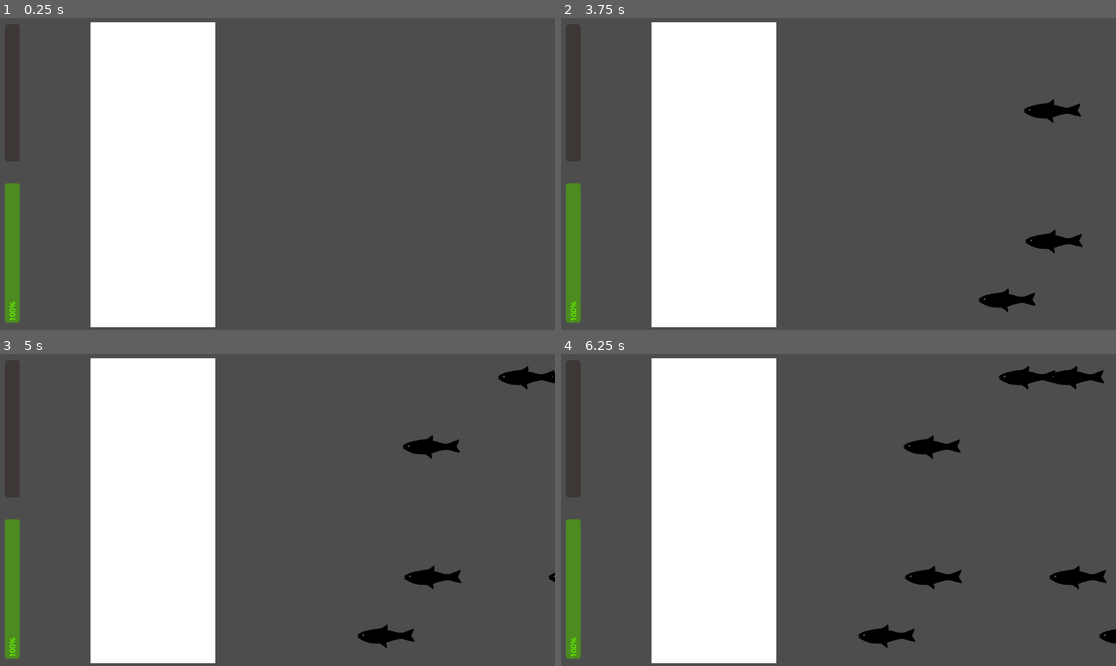
Above: before the commit, frames 1-4 (two rows, left to right).
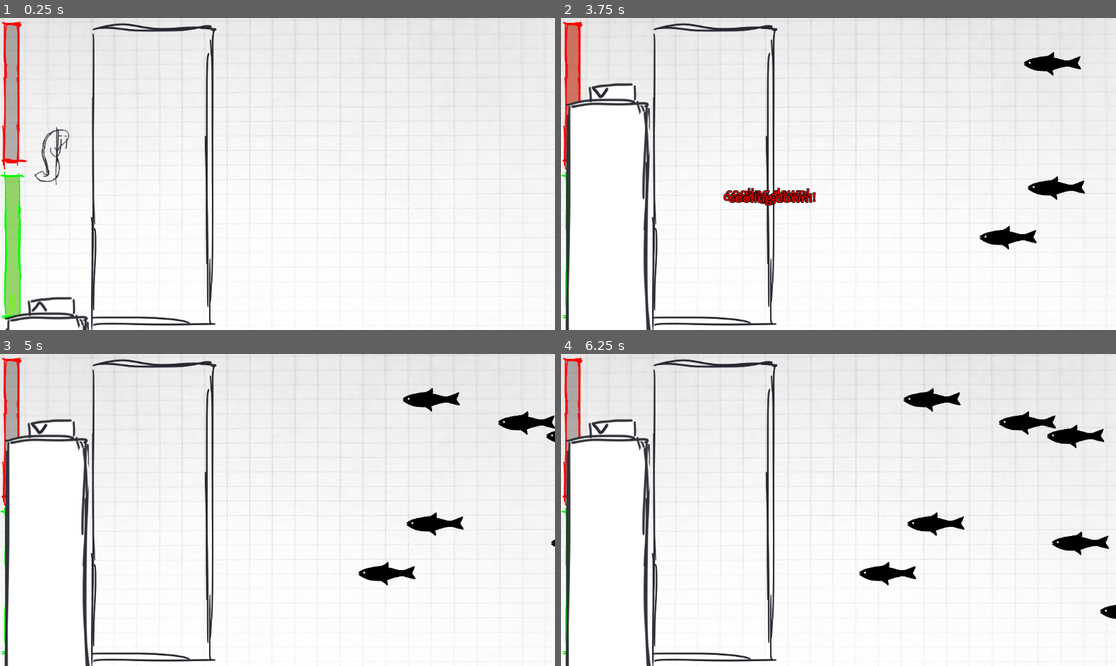
Above: after the commit, the same moments.

Repository: myticalcat/lazer_prot
Game: Godot game, scene res://main.tscn
Same seed, same stepped clock (60 frames per second), same inputs: the game is played once before the commit and once after it.
Inputs (mouse positions are in pixels of both pictures, inside the frame that each line leads up to):
- Up to frame 1 (0.25 s): no input
- Up to frame 2 (3.75 s): click (610, 314) at 0.52 s; click (610, 92) at 1.27 s; click (610, 314) at 2.02 s; move the mouse to (716, 174) at 2.77 s; click (716, 174) at 2.92 s; move the mouse to (727, 189) at 3.52 s; click (727, 189) at 3.67 s
- Up to frame 3 (5 s): move the mouse to (333, 441) at 4.27 s; click (333, 441) at 4.42 s
- Up to frame 4 (6.25 s): move the mouse to (810, 572) at 5.02 s; click (810, 572) at 5.17 s; move the mouse to (1005, 556) at 5.77 s; click (1005, 556) at 5.92 s

The runs differ from the first frame. In frame 1, 81% of the frame differs, in the area x 0-100%, y 0-100%; in frame 2, 81%; in frame 3, 80%; in frame 4, 80%.

Commit message:
[feat] anim

Diff:
--- /dev/null
+++ b/Scene/Prefab/ButtonOpen.gd
@@ -0,0 +1 @@
+extends TextureButton
--- a/Scene/Prefab/HP Bar.gd
+++ b/Scene/Prefab/HP Bar.gd
@@ -1,7 +1,7 @@
 extends ProgressBar
 
 class_name HPBar
-# Called when the node enters the scene tree for the first time.
+
 func update(currHp : float):
 	self.value = currHp
 
--- /dev/null
+++ b/Scene/Prefab/Shop.gd
@@ -0,0 +1,24 @@
+extends Sprite2D
+
+
+var is_open : bool = false
+
+func _ready():
+	$AnimationPlayer.play("close")
+	is_open = false
+	$TextureButton.flip_v = true
+
+# Called every frame. 'delta' is the elapsed time since the previous frame.
+func _process(delta):
+	pass
+
+
+func _on_texture_button_pressed():
+	if is_open:
+		$AnimationPlayer.play("close")
+		is_open = false
+		$TextureButton.flip_v = true
+	else:
+		$AnimationPlayer.play("open")
+		is_open = true
+		$TextureButton.flip_v = false
--- a/Scene/Prefab/enemy_fish.gd
+++ b/Scene/Prefab/enemy_fish.gd
@@ -5,7 +5,7 @@
 @export var hp : float = 10
 @export var speed : float = 100
 @export var atk : int = 20
-
+var explosion : PackedScene = preload("res://Scene/Prefab/explosion.tscn")
 
 func _process(delta):
 	self.position.x -= speed * delta
@@ -17,6 +17,10 @@
 	hp -= amount
 	show_damage(amount)
 	if (hp <= 0):
+		var ex = explosion.instantiate()
+		ex.emitting = true
+		ex.position = self.position
+		add_sibling(ex)
 		queue_free()
 
 func show_damage(amount: int):
@@ -31,6 +35,5 @@
 
 
 func _on_area_2d_area_entered(area):
-	print('ouch')
 	if area.is_in_group("Lazer"):
 		damaged(area.owner.get_damage())
--- /dev/null
+++ b/Scene/Prefab/explosion.tscn
@@ -0,0 +1,28 @@
+[gd_scene load_steps=4 format=3 uid="uid://bl8jlnha67sq3"]
+
+[sub_resource type="Gradient" id="Gradient_tj7ua"]
+offsets = PackedFloat32Array(0, 0.014218, 0.587678, 1)
+colors = PackedColorArray(1, 1, 1, 1, 1, 1, 1, 1, 1, 1, 1, 1, 1, 1, 1, 0)
+
+[sub_resource type="GradientTexture1D" id="GradientTexture1D_e7sm6"]
+gradient = SubResource("Gradient_tj7ua")
+
+[sub_resource type="ParticleProcessMaterial" id="ParticleProcessMaterial_kto0a"]
+lifetime_randomness = 0.11
+particle_flag_disable_z = true
+spread = 180.0
+gravity = Vector3(0, 0, 0)
+initial_velocity_max = 519.75
+orbit_velocity_min = 0.0
+orbit_velocity_max = 0.0
+scale_min = 0.0
+scale_max = 20.0
+color_ramp = SubResource("GradientTexture1D_e7sm6")
+
+[node name="explosion" type="GPUParticles2D"]
+modulate = Color(1, 0.286275, 0.356863, 1)
+emitting = false
+amount = 50
+process_material = SubResource("ParticleProcessMaterial_kto0a")
+one_shot = true
+explosiveness = 1.0
--- a/Scene/Prefab/lazer_renderer.tscn
+++ b/Scene/Prefab/lazer_renderer.tscn
@@ -1,9 +1,14 @@
-[gd_scene load_steps=7 format=3 uid="uid://dh1npe0bjpo8o"]
+[gd_scene load_steps=17 format=3 uid="uid://dh1npe0bjpo8o"]
 
 [ext_resource type="Script" path="res://Scene/Prefab/lazer_renderer.gd" id="1_3ecwu"]
 [ext_resource type="Script" path="res://Script/lazer_area.gd" id="1_u5oll"]
 [ext_resource type="Script" path="res://Script/cooldown_bar.gd" id="2_c77uc"]
 [ext_resource type="Script" path="res://Scene/Prefab/HP Bar.gd" id="3_jyf10"]
+[ext_resource type="Texture2D" uid="uid://jkehfhnu56v2" path="res://Asset/area.png" id="3_suh8o"]
+[ext_resource type="Texture2D" uid="uid://d3a0iuek0oixi" path="res://Asset/lele_all.png" id="5_pyy16"]
+[ext_resource type="Texture2D" uid="uid://c5cupa6vk1705" path="res://Asset/progress bar green.png" id="7_ij3xs"]
+[ext_resource type="Texture2D" uid="uid://b3bt6r0wjbnpi" path="res://Asset/progress bar red.png" id="8_61lxe"]
+[ext_resource type="PackedScene" uid="uid://dy0iv4p1vppka" path="res://Scene/Prefab/shop.tscn" id="9_bm63d"]
 
 [sub_resource type="RectangleShape2D" id="RectangleShape2D_yqvnp"]
 size = Vector2(272, 673)
@@ -11,19 +16,98 @@
 [sub_resource type="RectangleShape2D" id="RectangleShape2D_l21h8"]
 size = Vector2(105, 670)
 
+[sub_resource type="Animation" id="Animation_dswxt"]
+resource_name = "idle"
+length = 1.2
+loop_mode = 1
+tracks/0/type = "value"
+tracks/0/imported = false
+tracks/0/enabled = true
+tracks/0/path = NodePath(".:frame")
+tracks/0/interp = 1
+tracks/0/loop_wrap = true
+tracks/0/keys = {
+"times": PackedFloat32Array(0, 0.2, 0.4, 0.6, 0.8, 1),
+"transitions": PackedFloat32Array(1, 1, 1, 1, 1, 1),
+"update": 1,
+"values": [6, 7, 8, 9, 10, 11]
+}
+
+[sub_resource type="Animation" id="Animation_43ir3"]
+length = 0.001
+tracks/0/type = "value"
+tracks/0/imported = false
+tracks/0/enabled = true
+tracks/0/path = NodePath(".:frame")
+tracks/0/interp = 1
+tracks/0/loop_wrap = true
+tracks/0/keys = {
+"times": PackedFloat32Array(0),
+"transitions": PackedFloat32Array(1),
+"update": 1,
+"values": [1]
+}
+
+[sub_resource type="Animation" id="Animation_av3ai"]
+resource_name = "cast"
+tracks/0/type = "value"
+tracks/0/imported = false
+tracks/0/enabled = true
+tracks/0/path = NodePath(".:frame")
+tracks/0/interp = 1
+tracks/0/loop_wrap = true
+tracks/0/keys = {
+"times": PackedFloat32Array(0, 0.2, 0.4, 0.6, 0.8),
+"transitions": PackedFloat32Array(1, 1, 1, 1, 1),
+"update": 1,
+"values": [0, 1, 2, 3, 4]
+}
+
+[sub_resource type="Animation" id="Animation_uq14l"]
+resource_name = "hold"
+length = 0.4
+loop_mode = 1
+tracks/0/type = "value"
+tracks/0/imported = false
+tracks/0/enabled = true
+tracks/0/path = NodePath(".:frame")
+tracks/0/interp = 1
+tracks/0/loop_wrap = true
+tracks/0/keys = {
+"times": PackedFloat32Array(0, 0.1, 0.2, 0.3),
+"transitions": PackedFloat32Array(1, 1, 1, 1),
+"update": 1,
+"values": [3, 4, 3, 4]
+}
+
+[sub_resource type="AnimationLibrary" id="AnimationLibrary_r0xhd"]
+_data = {
+"RESET": SubResource("Animation_43ir3"),
+"cast": SubResource("Animation_av3ai"),
+"hold": SubResource("Animation_uq14l"),
+"idle": SubResource("Animation_dswxt")
+}
+
 [node name="LazerRenderer" type="Node2D"]
 script = ExtResource("1_3ecwu")
 
 [node name="Area2D" type="Area2D" parent="."]
 
-[node name="CollisionShape2D" type="CollisionShape2D" parent="Area2D" node_paths=PackedStringArray("cooldown_bar", "HP_bar") groups=["dropable"]]
+[node name="CollisionShape2D" type="CollisionShape2D" parent="Area2D" node_paths=PackedStringArray("cooldown_bar", "HP_bar", "animator") groups=["dropable"]]
 position = Vector2(318, 326.5)
 shape = SubResource("RectangleShape2D_yqvnp")
 script = ExtResource("1_u5oll")
 cooldown_bar = NodePath("../../Control/ProgressBar")
 HP_bar = NodePath("../../Control/HP Bar")
+animator = NodePath("../../Sprite2D/AnimationPlayer")
+
+[node name="Area" type="Sprite2D" parent="Area2D/CollisionShape2D"]
+position = Vector2(-2.00002, 3)
+scale = Vector2(0.428571, 0.464799)
+texture = ExtResource("3_suh8o")
 
 [node name="ColorRect" type="ColorRect" parent="Area2D/CollisionShape2D"]
+visible = false
 offset_left = -130.0
 offset_top = -317.0
 offset_right = 129.0
@@ -64,9 +148,9 @@
 modulate = Color(0.407843, 1, 0, 1)
 layout_mode = 0
 offset_left = 5.0
-offset_top = 632.0
+offset_top = 617.0
 offset_right = 295.0
-offset_bottom = 663.0
+offset_bottom = 648.0
 rotation = 4.71239
 show_percentage = false
 script = ExtResource("3_jyf10")
@@ -87,6 +171,32 @@
 position = Vector2(112, 325)
 shape = SubResource("RectangleShape2D_l21h8")
 
+[node name="Sprite2D" type="Sprite2D" parent="."]
+position = Vector2(115, 280)
+scale = Vector2(0.757813, 0.738281)
+texture = ExtResource("5_pyy16")
+hframes = 6
+vframes = 2
+frame = 1
+
+[node name="AnimationPlayer" type="AnimationPlayer" parent="Sprite2D"]
+speed_scale = 5.0
+libraries = {
+"": SubResource("AnimationLibrary_r0xhd")
+}
+
+[node name="ProgressBarGreen" type="Sprite2D" parent="."]
+position = Vector2(29, 473)
+scale = Vector2(0.254386, 0.277067)
+texture = ExtResource("7_ij3xs")
+
+[node name="ProgressBarRed" type="Sprite2D" parent="."]
+position = Vector2(29.625, 161.5)
+scale = Vector2(0.28629, 0.326944)
+texture = ExtResource("8_61lxe")
+
+[node name="Shop" parent="." instance=ExtResource("9_bm63d")]
+
 [connection signal="mouse_entered" from="Area2D" to="Area2D/CollisionShape2D" method="_on_area_2d_mouse_entered"]
 [connection signal="mouse_exited" from="Area2D" to="Area2D/CollisionShape2D" method="_on_area_2d_mouse_exited"]
 [connection signal="dead" from="Area2D/CollisionShape2D" to="." method="_on_collision_shape_2d_dead"]
--- /dev/null
+++ b/Scene/Prefab/shop.tscn
@@ -0,0 +1,112 @@
+[gd_scene load_steps=9 format=3 uid="uid://dy0iv4p1vppka"]
+
+[ext_resource type="Texture2D" uid="uid://bls1v6up010da" path="res://Asset/win_ver.png" id="1_slqjd"]
+[ext_resource type="Script" path="res://Scene/Prefab/Shop.gd" id="2_neetl"]
+[ext_resource type="Texture2D" uid="uid://b6bt28xqeyjgy" path="res://Asset/v.png" id="3_l5abf"]
+[ext_resource type="Script" path="res://Scene/Prefab/ButtonOpen.gd" id="4_1yif0"]
+
+[sub_resource type="Animation" id="Animation_sr0ge"]
+resource_name = "open"
+tracks/0/type = "bezier"
+tracks/0/imported = false
+tracks/0/enabled = true
+tracks/0/path = NodePath(".:position:x")
+tracks/0/interp = 1
+tracks/0/loop_wrap = true
+tracks/0/keys = {
+"handle_modes": PackedInt32Array(0, 0),
+"points": PackedFloat32Array(99, -0.25, 0, 0.25, 0, 99, -0.25, 0, 0.25, 0),
+"times": PackedFloat32Array(0, 0.3)
+}
+tracks/1/type = "bezier"
+tracks/1/imported = false
+tracks/1/enabled = true
+tracks/1/path = NodePath(".:position:y")
+tracks/1/interp = 1
+tracks/1/loop_wrap = true
+tracks/1/keys = {
+"handle_modes": PackedInt32Array(0, 0),
+"points": PackedFloat32Array(883, -0.25, 0, 0.25, 0, 424, -0.25, 0, 0.25, 0),
+"times": PackedFloat32Array(0, 0.3)
+}
+
+[sub_resource type="Animation" id="Animation_rffgq"]
+length = 0.001
+tracks/0/type = "bezier"
+tracks/0/imported = false
+tracks/0/enabled = true
+tracks/0/path = NodePath(".:position:x")
+tracks/0/interp = 1
+tracks/0/loop_wrap = true
+tracks/0/keys = {
+"handle_modes": PackedInt32Array(0),
+"points": PackedFloat32Array(99, -0.25, 0, 0.25, 0),
+"times": PackedFloat32Array(0)
+}
+tracks/1/type = "bezier"
+tracks/1/imported = false
+tracks/1/enabled = true
+tracks/1/path = NodePath(".:position:y")
+tracks/1/interp = 1
+tracks/1/loop_wrap = true
+tracks/1/keys = {
+"handle_modes": PackedInt32Array(0),
+"points": PackedFloat32Array(883, -0.25, 0, 0.25, 0),
+"times": PackedFloat32Array(0)
+}
+
+[sub_resource type="Animation" id="Animation_oo3gf"]
+resource_name = "close"
+tracks/0/type = "bezier"
+tracks/0/imported = false
+tracks/0/enabled = true
+tracks/0/path = NodePath(".:position:x")
+tracks/0/interp = 1
+tracks/0/loop_wrap = true
+tracks/0/keys = {
+"handle_modes": PackedInt32Array(0, 0),
+"points": PackedFloat32Array(99, -0.25, 0, 0.25, 0, 99, -0.25, 0, 0.25, 0),
+"times": PackedFloat32Array(0, 0.3)
+}
+tracks/1/type = "bezier"
+tracks/1/imported = false
+tracks/1/enabled = true
+tracks/1/path = NodePath(".:position:y")
+tracks/1/interp = 1
+tracks/1/loop_wrap = true
+tracks/1/keys = {
+"handle_modes": PackedInt32Array(0, 0),
+"points": PackedFloat32Array(424, -0.25, 0, 0.25, 0, 883, -0.25, 0, 0.25, 0),
+"times": PackedFloat32Array(0, 0.3)
+}
+
+[sub_resource type="AnimationLibrary" id="AnimationLibrary_eekg6"]
+_data = {
+"RESET": SubResource("Animation_rffgq"),
+"close": SubResource("Animation_oo3gf"),
+"open": SubResource("Animation_sr0ge")
+}
+
+[node name="Shop" type="Sprite2D"]
+position = Vector2(99, 883)
+texture = ExtResource("1_slqjd")
+script = ExtResource("2_neetl")
+
+[node name="AnimationPlayer" type="AnimationPlayer" parent="."]
+libraries = {
+"": SubResource("AnimationLibrary_eekg6")
+}
+
+[node name="TextureButton" type="TextureButton" parent="."]
+offset_left = -35.0
+offset_top = -281.0
+offset_right = 54.0
+offset_bottom = -250.0
+texture_normal = ExtResource("3_l5abf")
+texture_pressed = ExtResource("3_l5abf")
+texture_hover = ExtResource("3_l5abf")
+texture_disabled = ExtResource("3_l5abf")
+texture_focused = ExtResource("3_l5abf")
+script = ExtResource("4_1yif0")
+
+[connection signal="pressed" from="TextureButton" to="." method="_on_texture_button_pressed"]
--- a/Script/enemy_spawner.gd
+++ b/Script/enemy_spawner.gd
@@ -4,7 +4,7 @@
 	preload("res://Scene/Prefab/enemy_fish.tscn"),
 ]
 
-var chance: float = 0.2  # The chance to spawn an enemy each time the Timer runs out
+var chance: float = 0.2
 
 func _ready():
 	randomize()
@@ -16,10 +16,10 @@
 	var enemy_scene = enemy_list[random_index]
 	var enemy_instance = enemy_scene.instantiate()
 	add_child(enemy_instance)
+	enemy_instance.position.y += randi_range(-100, 100)
 
 
 func _on_spawn_timer_timeout():
 	var number = randf()
-	print(number)
 	if number < chance:
 		spawn_enemy()
--- a/Script/lazer.gd
+++ b/Script/lazer.gd
@@ -3,7 +3,7 @@
 
 var lazer_duration = 10
 var damage  = 5
-func start_lazering():
+func start_lazering(animator : AnimationPlayer):
 	print('imma firin my lazeeeeer')
 	await flicker(lazer_rect, 0.1, lazer_duration)
 	await fire(lazer_rect)
--- a/Script/lazer_area.gd
+++ b/Script/lazer_area.gd
@@ -7,18 +7,23 @@
 var lazer_prefab = preload("res://Scene/Prefab/lazer.tscn")
 var cooldown_duration = 0.1
 var cooldown_timer = 0.0
+var lazer_duration = 0.1
 var lazer : Node2D = null
 var is_cooling_down = false
 var hp = 100
 @export var cooldown_bar : CooldownProgress
 @export var HP_bar : HPBar
+@export var animator : AnimationPlayer
 signal dead
-
-
+var play_hold
+var play_cast
 func _ready():
+	animator.play("idle")
 	HP_bar.update(hp)
 
 func _process(delta):
+
+
 	if(lazer == null):
 		cooldown_timer -= delta
 	if(is_cooling_down):
@@ -31,6 +36,17 @@
 
 	if not is_instance_valid(lazer):
 		lazer = null
+
+	if(lazer != null and play_hold):
+
+		animator.play("hold")
+	elif(play_cast):
+		animator.play("cast")
+		if(animator.get_current_animation_position() >= 0.99):
+			play_hold = true
+			print("here")
+	else:
+		animator.play("idle")
 
 func check_to_fire(mouse_down: bool):
 	if cooldown_timer > 0.0:
@@ -49,10 +65,11 @@
 
 	if is_mouse_in:
 		if not is_lazer_crt:
+			play_cast = true
 			is_lazer_crt = true
 			start_pos = get_global_mouse_position() - get_parent().position
 			lazer = lazer_prefab.instantiate()
-			lazer.lazer_duration = 1
+			lazer.lazer_duration = lazer_duration
 			lazer.position = start_pos
 			add_sibling(lazer)
 		elif is_lazer_crt:
@@ -74,9 +91,11 @@
 
 func fire_lazer():
 	if lazer:
-		lazer.start_lazering()
+		lazer.start_lazering(animator)
 	start_pos = Vector2()
 	end_pos = Vector2()
+	play_cast = false
+	play_hold = false
 
 func start_cooldown():
 	is_cooling_down = true
--- a/main.tscn
+++ b/main.tscn
@@ -1,29 +1,35 @@
-[gd_scene load_steps=5 format=3 uid="uid://1i1twiq0wqi8"]
+[gd_scene load_steps=6 format=3 uid="uid://1i1twiq0wqi8"]
 
 [ext_resource type="PackedScene" uid="uid://dh1npe0bjpo8o" path="res://Scene/Prefab/lazer_renderer.tscn" id="1_gw834"]
 [ext_resource type="Script" path="res://Script/main_loader.gd" id="1_ro4us"]
 [ext_resource type="PackedScene" uid="uid://duwsred5mg4tt" path="res://Scene/Prefab/enemy_spawner.tscn" id="2_cadmh"]
+[ext_resource type="Texture2D" uid="uid://bgyjpmij3rkgm" path="res://Asset/CamScanner_11-29-2023_23.21.png" id="2_o3brt"]
 [ext_resource type="PackedScene" uid="uid://csyguqg16bhsc" path="res://Scene/Prefab/game_over.tscn" id="3_hmgdh"]
 
 [node name="Main" type="Node2D"]
 script = ExtResource("1_ro4us")
 
+[node name="CamScanner11-29-202323_21" type="Sprite2D" parent="."]
+position = Vector2(577, 370)
+scale = Vector2(0.695625, 0.409603)
+texture = ExtResource("2_o3brt")
+
 [node name="LazerRenderer" parent="." instance=ExtResource("1_gw834")]
 
 [node name="enemy_spawner" parent="." instance=ExtResource("2_cadmh")]
-position = Vector2(1193, 49)
+position = Vector2(1193, 85)
 
 [node name="enemy_spawner2" parent="." instance=ExtResource("2_cadmh")]
 position = Vector2(1195, 193)
 
 [node name="enemy_spawner3" parent="." instance=ExtResource("2_cadmh")]
-position = Vector2(1194, 343)
+position = Vector2(1196, 298)
 
 [node name="enemy_spawner4" parent="." instance=ExtResource("2_cadmh")]
-position = Vector2(1198, 464)
+position = Vector2(1203, 440)
 
 [node name="enemy_spawner5" parent="." instance=ExtResource("2_cadmh")]
-position = Vector2(1201, 586)
+position = Vector2(1203, 541)
 
 [node name="GameOver" parent="." instance=ExtResource("3_hmgdh")]
 visible = false
Binary file added: Asset/CamScanner_11-29-2023_23.21.jpg
Not shown, added: Asset/CamScanner_11-29-2023_23.21.jpg.import
Binary file added: Asset/CamScanner_11-29-2023_23.21.png
Not shown, added: Asset/CamScanner_11-29-2023_23.21.png.import
Binary file added: Asset/area.png
Not shown, added: Asset/area.png.import
Binary file added: Asset/cast.png
Not shown, added: Asset/cast.png.import
Binary file added: Asset/hold.png
Not shown, added: Asset/hold.png.import
Binary file added: Asset/idle.png
Not shown, added: Asset/idle.png.import
(and 15 more such lines)
